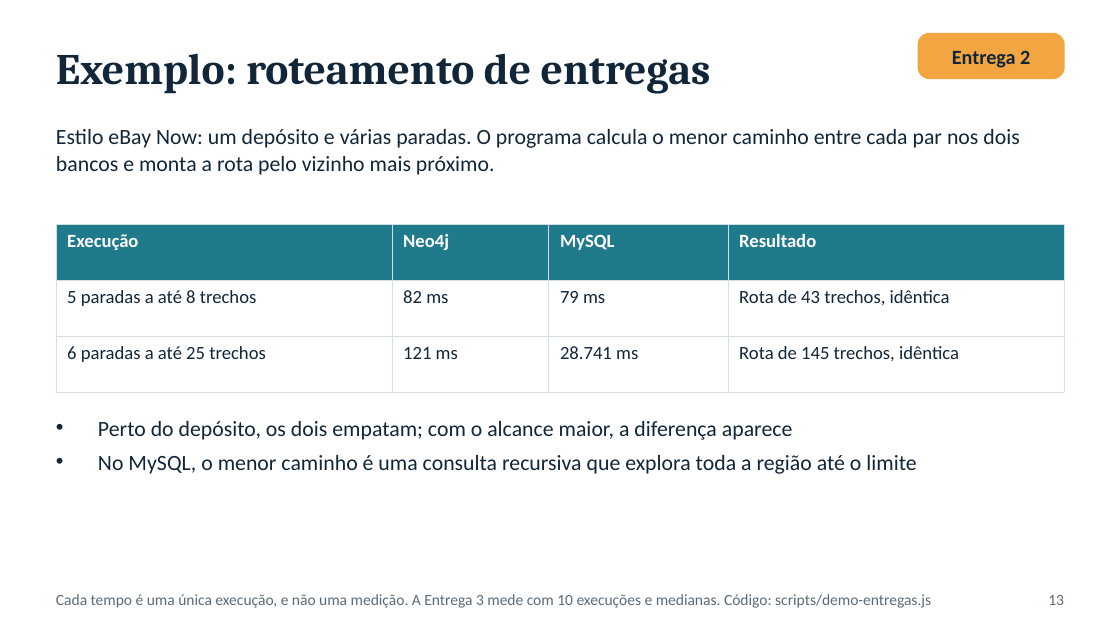
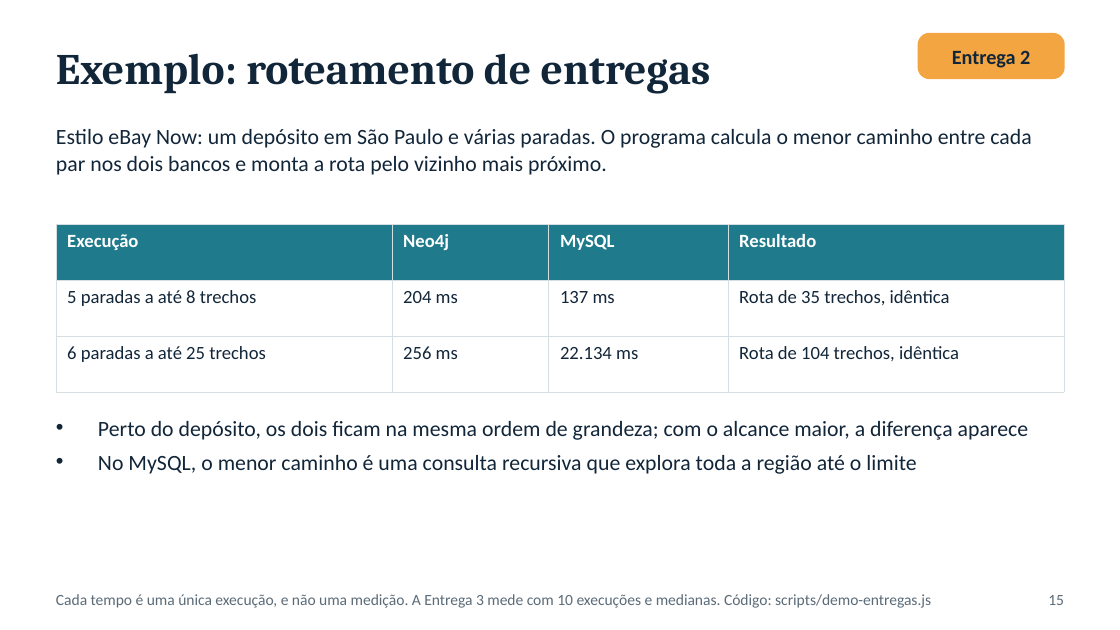
Before and after one commit to Sofyaolvs/projeto3-nosql-grafos, a slide deck: slide 15 of Entrega1-Projeto3-NoSQL-Grafos.pptx (slide 13 before the commit). Drawn at 1120x630 pixels with LibreOffice and Linux fonts; fonts in the diff are those of the drawing. Boxes give left, top, right and bottom in pixels: in the first picture for what was removed or moved away, otherwise in the second. Text is boxed around its words. In the diff, an @@ line names an element or a change of style, - is before the commit and + after.

```diff
--- a/Entrega1-Projeto3-NoSQL-Grafos.pptx
+++ b/Entrega1-Projeto3-NoSQL-Grafos.pptx
@@ text at bbox=[56, 129, 1031, 175]: text changed @@
-Estilo eBay Now: um depósito e várias paradas. O programa calcula o menor caminho entre cada par nos dois bancos e monta a rota pelo vizinho mais próximo.
+Estilo eBay Now: um depósito em São Paulo e várias paradas. O programa calcula o menor caminho entre cada par nos dois bancos e monta a rota pelo vizinho mais próximo.
@@ table at bbox=[56, 224, 1064, 366] @@
-row 2: 5 paradas a até 8 trechos | 82 ms | 79 ms | Rota de 43 trechos, idêntica
+row 2: 5 paradas a até 8 trechos | 204 ms | 137 ms | Rota de 35 trechos, idêntica
-row 3: 6 paradas a até 25 trechos | 121 ms | 28.741 ms | Rota de 145 trechos, idêntica
+row 3: 6 paradas a até 25 trechos | 256 ms | 22.134 ms | Rota de 104 trechos, idêntica
@@ text at bbox=[98, 421, 1029, 440]: text changed @@
-• Perto do depósito, os dois empatam; com o alcance maior, a diferença aparece
+• Perto do depósito, os dois ficam na mesma ordem de grandeza; com o alcance maior, a diferença aparece
@@ text at bbox=[1048, 595, 1064, 605]: text changed @@
-13
+15
```
Also in this commit, not shown: 7 other slides changed, 2 slides added, 28 other files.
